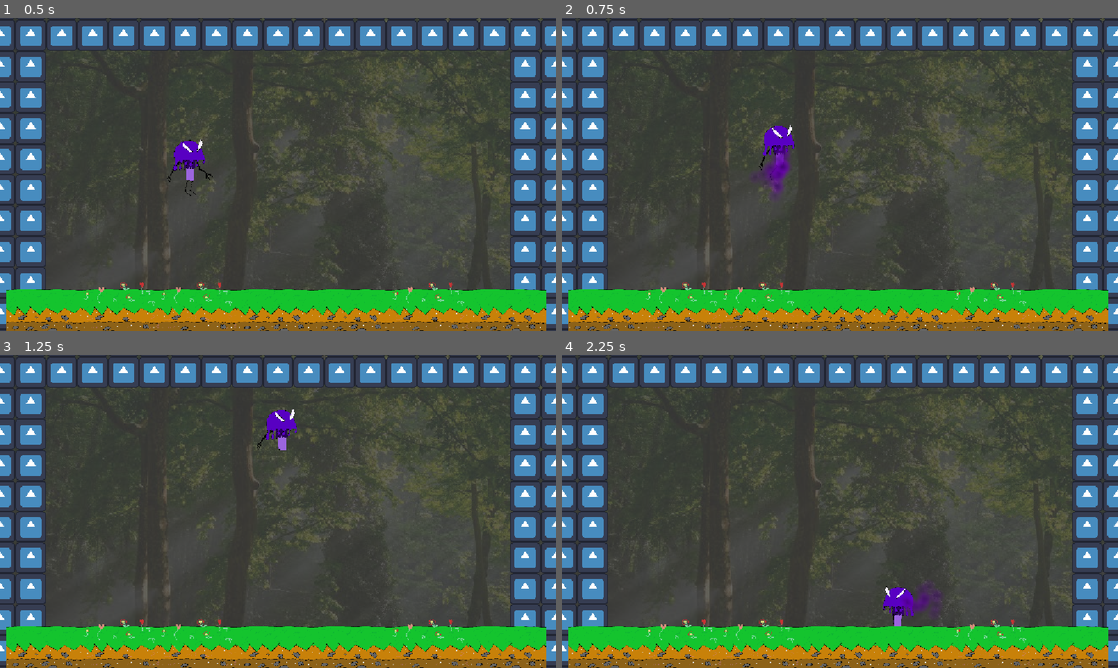
Above: before the commit, frames 1-4 (two rows, left to right).
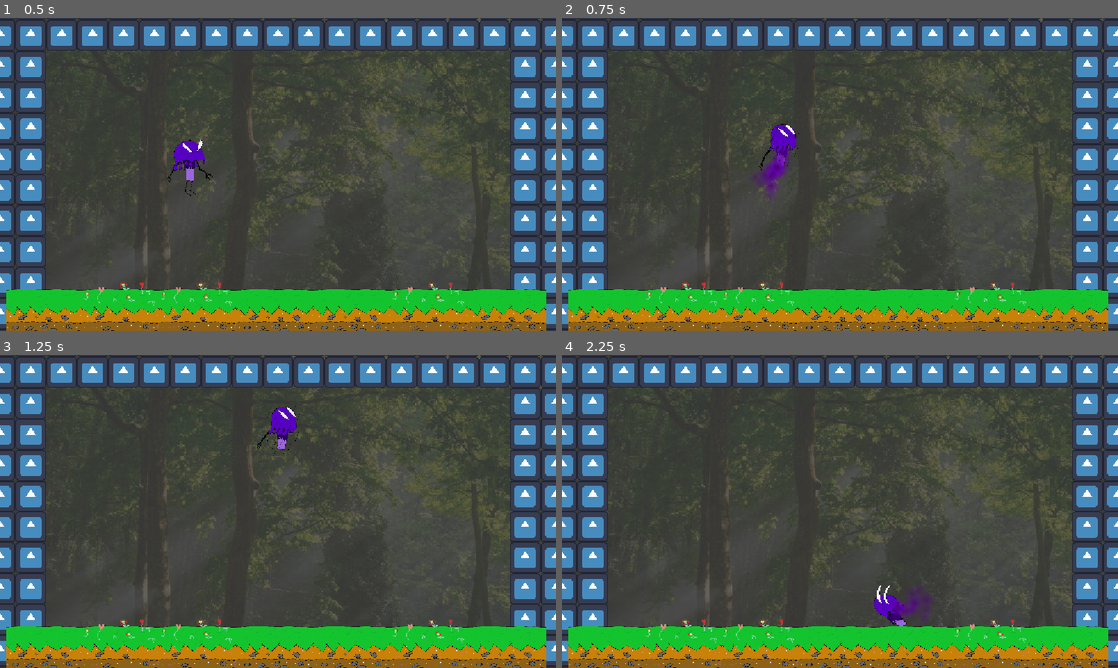
Above: after the commit, the same moments.

Repository: JRodLugo/KnightHacks2026
Game: Godot game, scene res://Scenes/LevelMaster/level_master.tscn
Two runs of this game, one before a commit and one after it. Both use one fixed random seed, a clock stepped at 60 frames per second and the inputs below. The engine's default icon, where the game draws it, is replaced by a stand-in: a white triangle on a blue panel in a dark square.
Inputs:
- Up to frame 1 (0.5 s): no input
- Up to frame 2 (0.75 s): hold D (right) from 0.53 s (still down); tap Space (jump) at 0.6 s
- Up to frame 3 (1.25 s): keep holding D (right); tap Space (jump) at 0.77, 1.07 s
- Up to frame 4 (2.25 s): tap Space (jump) at 1.35, 1.52, 1.82, 2.1 s; release D (right) at 2.03 s; hold A (left) from 2.03 s (still down)

Frame 1 is identical in both runs. In frame 2, 0.5% of the frame differs, in the area x 35-43%, y 33-56%; in frame 3, 0.3%; in frame 4, 0.7%, in the area x 56-69%, y 73-87%.

Commit message:
Animations finished + death
yay

Diff:
--- a/knight-hacks-2026-project/Player/player.gd
+++ b/knight-hacks-2026-project/Player/player.gd
@@ -11,9 +11,12 @@
 var limbVFX = preload("res://Player/limb_explosion.tscn")
 var canMoveLeft: bool = true
 var canMoveRight: bool = true
+var dead: bool = false
 var jumpCharges: int = 2
 
 func _unhandled_input(event):
+	if dead: return
+
 	if event.is_action_pressed("left") and canMoveLeft:
 		velocity.x = -1.0 * SPEED
 		velocity.y = 0
@@ -21,7 +24,7 @@
 		scale.x = -1
 		$LeftArmPivot.visible = false
 		limb_explode($LeftArmPivot.global_position)
-		%AnimationPlayer.play("walk")
+		change_anim("walk")
 	elif event.is_action_pressed("right") and canMoveRight:
 		velocity.x = SPEED
 		velocity.y = 0
@@ -29,7 +32,7 @@
 		scale.x = 1
 		$RightArmPivot.visible = false
 		limb_explode($RightArmPivot.global_position)
-		%AnimationPlayer.play("walk")
+		change_anim("walk")
 
 	elif event.is_action_pressed("pause"):
 		finish.emit()
@@ -39,6 +42,8 @@
 		get_tree().paused = true
 
 func _physics_process(delta: float) -> void:
+	if dead: return
+
 	var grounded = is_on_floor()
 
 	if not grounded:
@@ -47,7 +52,8 @@
 	if Input.is_action_just_pressed("jump") and jumpCharges > 0:
 		velocity.y = JUMP_VELOCITY
 		jumpCharges -= 1
-		%AnimationPlayer.play("jump")
+		change_anim("jump")
+		grounded = false
 
 		# weird ternary to remove right then left sequentially, im sorry
 		var selectedLeg = get_node(("Right" if jumpCharges == 1 else "Left") + "LegPivot")
@@ -56,15 +62,25 @@
 
 		if jumpCharges == 0: $LegCollision.disabled = true
 
-	if velocity.x != 0.0: # de-accel after moving
+	if velocity.x != 0.0:
 		velocity.x = move_toward(velocity.x, 0.0, delta * DE_ACCELERATION)
 		%AnimationPlayer.speed_scale = abs(velocity.x / 500.0)
-	elif not %AnimationPlayer.current_animation == "idle" and not %AnimationPlayer.current_animation == "jump" and grounded:
-		%AnimationPlayer.play("idle")
+		if grounded: change_anim("walk")
+	else: # if velocity == 0
+		if grounded:
+			change_anim("idle")
+			if not canMoveLeft and not canMoveRight and jumpCharges <= 0:
+				dead = true
+				await get_tree().create_timer(1).timeout
+				kill()
 
 	move_and_slide()
 
-func reset(): # call when doing a level transition yayyy (if we do implement)
+func change_anim(anim: String):
+	%AnimationPlayer.play(anim)
+	%MainSprite.play(anim)
+
+func reset(): # no real use yet but we'll see
 	$RightArmPivot.visible = true
 	$LeftArmPivot.visible = true
 	$RightLegPivot.visible = true
@@ -74,6 +90,11 @@
 	canMoveLeft = true
 	canMoveRight = true
 
+func kill():
+	change_anim("death")
+	await get_tree().create_timer(1).timeout
+	restart_level.emit()
+
 func limb_explode(given_position: Vector2):
 	var newParticle = limbVFX.instantiate()
 	add_child(newParticle)
--- a/knight-hacks-2026-project/Player/player.tscn
+++ b/knight-hacks-2026-project/Player/player.tscn
@@ -3,9 +3,12 @@
 [ext_resource type="Script" uid="uid://dq6fuevvkm278" path="res://Player/player.gd" id="1_4ntmi"]
 [ext_resource type="Texture2D" uid="uid://bvexkysvlrxbb" path="res://Player/Assets/Mushroom_leftArm_Concept.png" id="2_gwnis"]
 [ext_resource type="Texture2D" uid="uid://ckcngdy12hyq7" path="res://Player/Assets/Mushroom_Leg_Concept.png" id="3_fhl08"]
+[ext_resource type="Texture2D" uid="uid://drj6t4idodmux" path="res://Player/Assets/Death_Sprite_Sheet.png" id="4_00tjw"]
 [ext_resource type="Texture2D" uid="uid://bc7srrjuxuda2" path="res://Player/Assets/Mush_IDL_Sheet.png" id="4_fhl08"]
 [ext_resource type="Texture2D" uid="uid://rls7ofx0vnpu" path="res://Player/Assets/Mushroom_RightArm_Concept.png" id="5_k53q1"]
+[ext_resource type="Texture2D" uid="uid://btl7bno51y6n6" path="res://Player/Assets/Jumping_Sprite_Sheet.png" id="5_vtle1"]
 [ext_resource type="PackedScene" uid="uid://cpyddf2qand11" path="res://Scenes/PauseMenu/pause_menu.tscn" id="6_fhl08"]
+[ext_resource type="Texture2D" uid="uid://bpb8nr15pj47s" path="res://Player/Assets/leftRight_Sprite_Sheet.png" id="6_od3ui"]
 
 [sub_resource type="Animation" id="Animation_l8h54"]
 length = 0.001
@@ -56,6 +59,82 @@
 "transitions": PackedFloat32Array(1),
 "update": 0,
 "values": [0.0]
+}
+tracks/4/type = "value"
+tracks/4/imported = false
+tracks/4/enabled = true
+tracks/4/path = NodePath("LeftLegPivot:position")
+tracks/4/interp = 1
+tracks/4/loop_wrap = true
+tracks/4/keys = {
+"times": PackedFloat32Array(0),
+"transitions": PackedFloat32Array(1),
+"update": 0,
+"values": [Vector2(-6, 50)]
+}
+tracks/5/type = "value"
+tracks/5/imported = false
+tracks/5/enabled = true
+tracks/5/path = NodePath("RightLegPivot:position")
+tracks/5/interp = 1
+tracks/5/loop_wrap = true
+tracks/5/keys = {
+"times": PackedFloat32Array(0),
+"transitions": PackedFloat32Array(1),
+"update": 0,
+"values": [Vector2(14, 51)]
+}
+tracks/6/type = "value"
+tracks/6/imported = false
+tracks/6/enabled = true
+tracks/6/path = NodePath("MainSprite:position")
+tracks/6/interp = 1
+tracks/6/loop_wrap = true
+tracks/6/keys = {
+"times": PackedFloat32Array(0),
+"transitions": PackedFloat32Array(1),
+"update": 0,
+"values": [Vector2(8, -29.500006)]
+}
+tracks/7/type = "value"
+tracks/7/imported = false
+tracks/7/enabled = true
+tracks/7/path = NodePath("LeftArmPivot:position")
+tracks/7/interp = 1
+tracks/7/loop_wrap = true
+tracks/7/keys = {
+"times": PackedFloat32Array(0),
+"transitions": PackedFloat32Array(1),
+"update": 0,
+"values": [Vector2(-23.000004, -38)]
+}
+tracks/8/type = "value"
+tracks/8/imported = false
+tracks/8/enabled = true
+tracks/8/path = NodePath("RightArmPivot:position")
+tracks/8/interp = 1
+tracks/8/loop_wrap = true
+tracks/8/keys = {
+"times": PackedFloat32Array(0),
+"transitions": PackedFloat32Array(1),
+"update": 0,
+"values": [Vector2(30.000004, -30.000002)]
+}
+
+[sub_resource type="Animation" id="Animation_00tjw"]
+resource_name = "death"
+loop_mode = 1
+tracks/0/type = "value"
+tracks/0/imported = false
+tracks/0/enabled = true
+tracks/0/path = NodePath("MainSprite:position")
+tracks/0/interp = 1
+tracks/0/loop_wrap = true
+tracks/0/keys = {
+"times": PackedFloat32Array(0),
+"transitions": PackedFloat32Array(1),
+"update": 0,
+"values": [Vector2(-1.000001, -18)]
 }
 
 [sub_resource type="Animation" id="Animation_4ntmi"]
@@ -109,6 +188,66 @@
 "update": 0,
 "values": [0.0]
 }
+tracks/4/type = "value"
+tracks/4/imported = false
+tracks/4/enabled = true
+tracks/4/path = NodePath("LeftLegPivot:position")
+tracks/4/interp = 1
+tracks/4/loop_wrap = true
+tracks/4/keys = {
+"times": PackedFloat32Array(0),
+"transitions": PackedFloat32Array(1),
+"update": 0,
+"values": [Vector2(-6, 50)]
+}
+tracks/5/type = "value"
+tracks/5/imported = false
+tracks/5/enabled = true
+tracks/5/path = NodePath("RightLegPivot:position")
+tracks/5/interp = 1
+tracks/5/loop_wrap = true
+tracks/5/keys = {
+"times": PackedFloat32Array(0),
+"transitions": PackedFloat32Array(1),
+"update": 0,
+"values": [Vector2(14, 51)]
+}
+tracks/6/type = "value"
+tracks/6/imported = false
+tracks/6/enabled = true
+tracks/6/path = NodePath("MainSprite:position")
+tracks/6/interp = 1
+tracks/6/loop_wrap = true
+tracks/6/keys = {
+"times": PackedFloat32Array(0),
+"transitions": PackedFloat32Array(1),
+"update": 0,
+"values": [Vector2(8, -29.500006)]
+}
+tracks/7/type = "value"
+tracks/7/imported = false
+tracks/7/enabled = true
+tracks/7/path = NodePath("LeftArmPivot:position")
+tracks/7/interp = 1
+tracks/7/loop_wrap = true
+tracks/7/keys = {
+"times": PackedFloat32Array(0),
+"transitions": PackedFloat32Array(1),
+"update": 0,
+"values": [Vector2(-23.000004, -38)]
+}
+tracks/8/type = "value"
+tracks/8/imported = false
+tracks/8/enabled = true
+tracks/8/path = NodePath("RightArmPivot:position")
+tracks/8/interp = 1
+tracks/8/loop_wrap = true
+tracks/8/keys = {
+"times": PackedFloat32Array(0),
+"transitions": PackedFloat32Array(1),
+"update": 0,
+"values": [Vector2(30.000004, -30.000002)]
+}
 
 [sub_resource type="Animation" id="Animation_k53q1"]
 resource_name = "jump"
@@ -160,6 +299,66 @@
 "transitions": PackedFloat32Array(1, 1, 3),
 "update": 0,
 "values": [1.0471976, -0.87266463, -0.9599311]
+}
+tracks/4/type = "value"
+tracks/4/imported = false
+tracks/4/enabled = true
+tracks/4/path = NodePath("RightLegPivot:position")
+tracks/4/interp = 1
+tracks/4/loop_wrap = true
+tracks/4/keys = {
+"times": PackedFloat32Array(0),
+"transitions": PackedFloat32Array(1),
+"update": 0,
+"values": [Vector2(14, 51)]
+}
+tracks/5/type = "value"
+tracks/5/imported = false
+tracks/5/enabled = true
+tracks/5/path = NodePath("LeftLegPivot:position")
+tracks/5/interp = 1
+tracks/5/loop_wrap = true
+tracks/5/keys = {
+"times": PackedFloat32Array(0),
+"transitions": PackedFloat32Array(1),
+"update": 0,
+"values": [Vector2(-6, 50)]
+}
+tracks/6/type = "value"
+tracks/6/imported = false
+tracks/6/enabled = true
+tracks/6/path = NodePath("MainSprite:position")
+tracks/6/interp = 1
+tracks/6/loop_wrap = true
+tracks/6/keys = {
+"times": PackedFloat32Array(0),
+"transitions": PackedFloat32Array(1),
+"update": 0,
+"values": [Vector2(8, -29.500006)]
+}
+tracks/7/type = "value"
+tracks/7/imported = false
+tracks/7/enabled = true
+tracks/7/path = NodePath("RightArmPivot:position")
+tracks/7/interp = 1
+tracks/7/loop_wrap = true
+tracks/7/keys = {
+"times": PackedFloat32Array(0),
+"transitions": PackedFloat32Array(1),
+"update": 0,
+"values": [Vector2(30.000004, -30.000002)]
+}
+tracks/8/type = "value"
+tracks/8/imported = false
+tracks/8/enabled = true
+tracks/8/path = NodePath("LeftArmPivot:position")
+tracks/8/interp = 1
+tracks/8/loop_wrap = true
+tracks/8/keys = {
+"times": PackedFloat32Array(0),
+"transitions": PackedFloat32Array(1),
+"update": 0,
+"values": [Vector2(-23.000004, -38)]
 }
 
 [sub_resource type="Animation" id="Animation_btcbx"]
@@ -176,7 +375,7 @@
 "times": PackedFloat32Array(0, 0.26666668, 0.5, 0.75),
 "transitions": PackedFloat32Array(1, 1, 1, 1),
 "update": 0,
-"values": [0.0, 0.5235987755982988, 0.0, -0.5235987755982988]
+"values": [0.0, 1.2217304763960306, 0.0, -0.5235987755982988]
 }
 tracks/1/type = "value"
 tracks/1/imported = false
@@ -214,15 +413,88 @@
 "update": 0,
 "values": [1.0471976, -0.10995574287564296, 1.0471976, 2.0943952]
 }
+tracks/4/type = "value"
+tracks/4/imported = false
+tracks/4/enabled = true
+tracks/4/path = NodePath("LeftLegPivot:position")
+tracks/4/interp = 1
+tracks/4/loop_wrap = true
+tracks/4/keys = {
+"times": PackedFloat32Array(0),
+"transitions": PackedFloat32Array(1),
+"update": 0,
+"values": [Vector2(-27, 38)]
+}
+tracks/5/type = "value"
+tracks/5/imported = false
+tracks/5/enabled = true
+tracks/5/path = NodePath("RightLegPivot:position")
+tracks/5/interp = 1
+tracks/5/loop_wrap = true
+tracks/5/keys = {
+"times": PackedFloat32Array(0),
+"transitions": PackedFloat32Array(1),
+"update": 0,
+"values": [Vector2(-10, 52)]
+}
+tracks/6/type = "value"
+tracks/6/imported = false
+tracks/6/enabled = true
+tracks/6/path = NodePath("MainSprite:position")
+tracks/6/interp = 1
+tracks/6/loop_wrap = true
+tracks/6/keys = {
+"times": PackedFloat32Array(0),
+"transitions": PackedFloat32Array(1),
+"update": 0,
+"values": [Vector2(44.000004, -6)]
+}
+tracks/7/type = "value"
+tracks/7/imported = false
+tracks/7/enabled = true
+tracks/7/path = NodePath("LeftArmPivot:position")
+tracks/7/interp = 1
+tracks/7/loop_wrap = true
+tracks/7/keys = {
+"times": PackedFloat32Array(0),
+"transitions": PackedFloat32Array(1),
+"update": 0,
+"values": [Vector2(19, -22)]
+}
+tracks/8/type = "value"
+tracks/8/imported = false
+tracks/8/enabled = true
+tracks/8/path = NodePath("RightArmPivot:position")
+tracks/8/interp = 1
+tracks/8/loop_wrap = true
+tracks/8/keys = {
+"times": PackedFloat32Array(0),
+"transitions": PackedFloat32Array(1),
+"update": 0,
+"values": [Vector2(51, -4)]
+}
 
 [sub_resource type="AnimationLibrary" id="AnimationLibrary_btcbx"]
 _data = {
 &"RESET": SubResource("Animation_l8h54"),
+&"death": SubResource("Animation_00tjw"),
 &"idle": SubResource("Animation_4ntmi"),
 &"jump": SubResource("Animation_k53q1"),
 &"walk": SubResource("Animation_btcbx")
 }
 
+[sub_resource type="AtlasTexture" id="AtlasTexture_o28un"]
+atlas = ExtResource("4_00tjw")
+region = Rect2(0, 0, 337, 400)
+
+[sub_resource type="AtlasTexture" id="AtlasTexture_n471f"]
+atlas = ExtResource("4_00tjw")
+region = Rect2(337, 0, 337, 400)
+
+[sub_resource type="AtlasTexture" id="AtlasTexture_7emwf"]
+atlas = ExtResource("4_00tjw")
+region = Rect2(674, 0, 337, 400)
+
 [sub_resource type="AtlasTexture" id="AtlasTexture_vtle1"]
 atlas = ExtResource("4_fhl08")
 region = Rect2(0, 0, 316, 349)
@@ -239,8 +511,54 @@
 atlas = ExtResource("4_fhl08")
 region = Rect2(0, 349, 316, 349)
 
+[sub_resource type="AtlasTexture" id="AtlasTexture_apopc"]
+atlas = ExtResource("5_vtle1")
+region = Rect2(0, 0, 352, 464)
+
+[sub_resource type="AtlasTexture" id="AtlasTexture_5htga"]
+atlas = ExtResource("5_vtle1")
+region = Rect2(352, 0, 352, 464)
+
+[sub_resource type="AtlasTexture" id="AtlasTexture_p5o4e"]
+atlas = ExtResource("5_vtle1")
+region = Rect2(704, 0, 352, 464)
+
+[sub_resource type="AtlasTexture" id="AtlasTexture_gu6f8"]
+atlas = ExtResource("5_vtle1")
+region = Rect2(1056, 0, 352, 464)
+
+[sub_resource type="AtlasTexture" id="AtlasTexture_dkpta"]
+atlas = ExtResource("6_od3ui")
+region = Rect2(0, 0, 320, 400)
+
+[sub_resource type="AtlasTexture" id="AtlasTexture_lfmf2"]
+atlas = ExtResource("6_od3ui")
+region = Rect2(320, 0, 320, 400)
+
+[sub_resource type="AtlasTexture" id="AtlasTexture_pisgm"]
+atlas = ExtResource("6_od3ui")
+region = Rect2(640, 0, 320, 400)
+
+[sub_resource type="AtlasTexture" id="AtlasTexture_b1ygp"]
+atlas = ExtResource("6_od3ui")
+region = Rect2(960, 0, 320, 400)
+
 [sub_resource type="SpriteFrames" id="SpriteFrames_lqcak"]
 animations = [{
+"frames": [{
+"duration": 1.0,
+"texture": SubResource("AtlasTexture_o28un")
+}, {
+"duration": 1.0,
+"texture": SubResource("AtlasTexture_n471f")
+}, {
+"duration": 1.0,
+"texture": SubResource("AtlasTexture_7emwf")
+}],
+"loop": 1,
+"name": &"death",
+"speed": 5.0
+}, {
 "frames": [{
 "duration": 1.0,
 "texture": SubResource("AtlasTexture_vtle1")
@@ -258,9 +576,38 @@
 "name": &"idle",
 "speed": 5.0
 }, {
-"frames": [],
+"frames": [{
+"duration": 1.0,
+"texture": SubResource("AtlasTexture_apopc")
+}, {
+"duration": 1.0,
+"texture": SubResource("AtlasTexture_5htga")
+}, {
+"duration": 1.0,
+"texture": SubResource("AtlasTexture_p5o4e")
+}, {
+"duration": 1.0,
+"texture": SubResource("AtlasTexture_gu6f8")
+}],
 "loop": 1,
 "name": &"jump",
+"speed": 5.0
+}, {
+"frames": [{
+"duration": 1.0,
+"texture": SubResource("AtlasTexture_dkpta")
+}, {
+"duration": 1.0,
+"texture": SubResource("AtlasTexture_lfmf2")
+}, {
+"duration": 1.0,
+"texture": SubResource("AtlasTexture_pisgm")
+}, {
+"duration": 1.0,
+"texture": SubResource("AtlasTexture_b1ygp")
+}],
+"loop": 1,
+"name": &"walk",
 "speed": 5.0
 }]
 
@@ -313,13 +660,14 @@
 scale = Vector2(0.1, 0.1)
 texture = ExtResource("3_fhl08")
 
-[node name="Main" type="AnimatedSprite2D" parent="." unique_id=1076028552]
+[node name="MainSprite" type="AnimatedSprite2D" parent="." unique_id=1076028552]
+unique_name_in_owner = true
 position = Vector2(8, -29.500006)
 scale = Vector2(0.4873417, 0.6217765)
 sprite_frames = SubResource("SpriteFrames_lqcak")
-animation = &"jump"
+animation = &"death"
 autoplay = "idle"
-frame_progress = 0.49557498
+frame_progress = 0.6625635
 
 [node name="RightArmPivot" type="Node2D" parent="." unique_id=574629979]
 position = Vector2(30.000004, -30.000002)
Binary file changed: knight-hacks-2026-project/Player/Assets/leftRight_Sprite_Sheet.png
Not shown, added: knight-hacks-2026-project/Player/Assets/leftRight_Sprite_Sheet.png~
